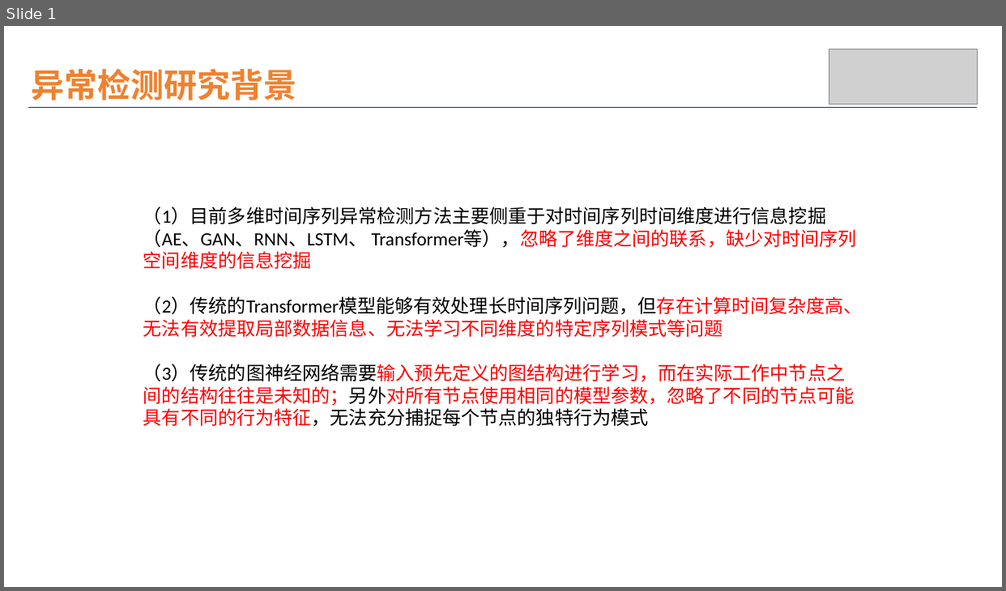
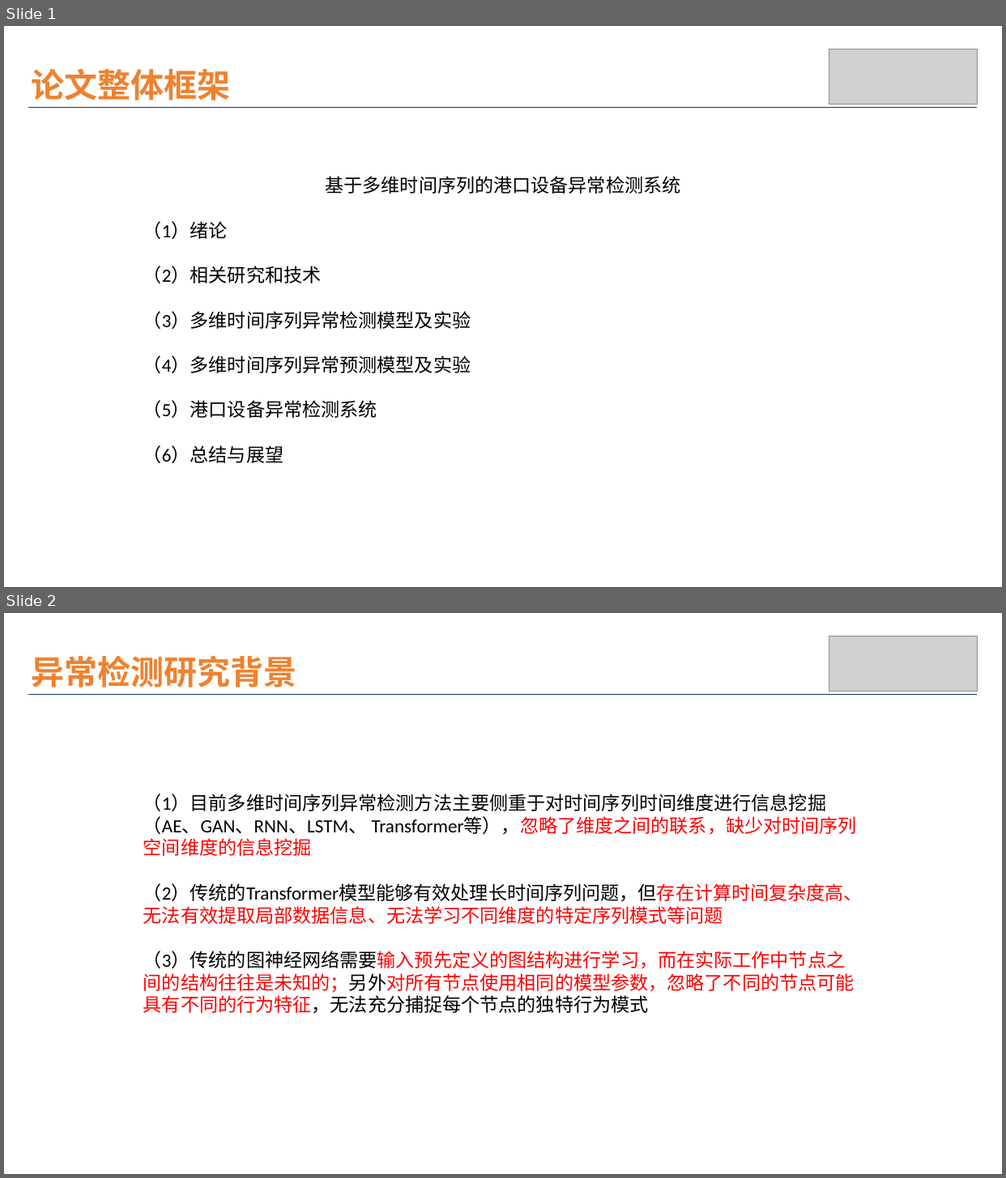
Before and after one commit to wuchenhu98/lunwen, a slide deck: 论文模型.pptx. Shown one above the other, each under a label of ours: slide 1 before the commit, slides 1 and 2 after it. The pictures are 1006x591 and 1006x1178 pixels, drawn with LibreOffice and Linux fonts; fonts in the diff are those of the drawing; grey boxes stand for pictures. Boxes give left, top, right and bottom in pixels: in the first picture for what was removed or moved away, otherwise in the second. Text is boxed around its words. In the diff, an @@ line names an element or a change of style, - is before the commit and + after.

```diff
--- a/论文模型.pptx
+++ b/论文模型.pptx
@@ slide 1 added at [4,26,1002,587], background #FFFFFF @@
@@ picture added at [829,49,978,104] @@
@@ text added at [31,69,230,101], 32 pt, text #EE822F, bold @@
+论文整体框架
@@ line added from (28, 108) to (978, 108), #09397E 1 pt @@
@@ text added at [143,176,681,463], 18 pt, text #000000 @@
+基于多维时间序列的港口设备异常检测系统
+（1）绪论
+（2）相关研究和技术
+（3）多维时间序列异常检测模型及实验
+（4）多维时间序列异常预测模型及实验
+（5）港口设备异常检测系统
+（6）总结与展望
@@ what was slide 1 is now slide 2 @@
```
Also in this commit, not shown: 1 other file.
